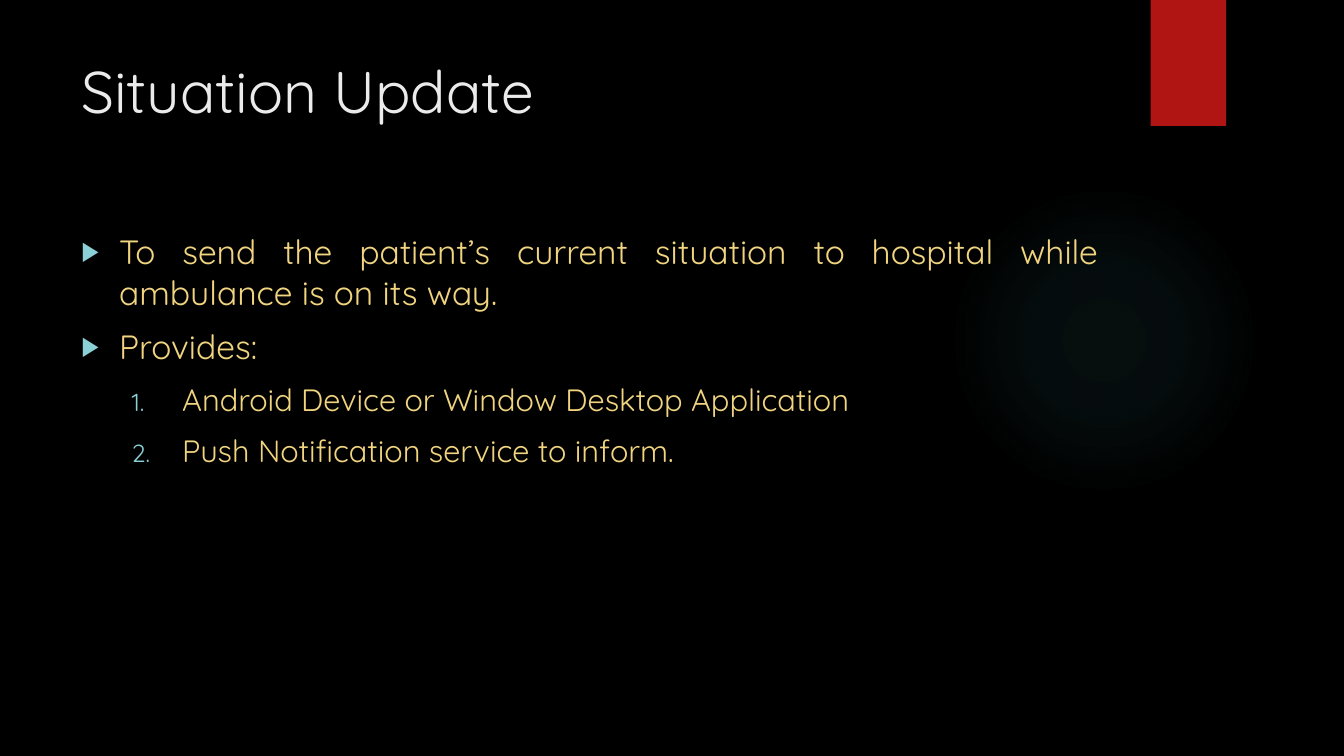
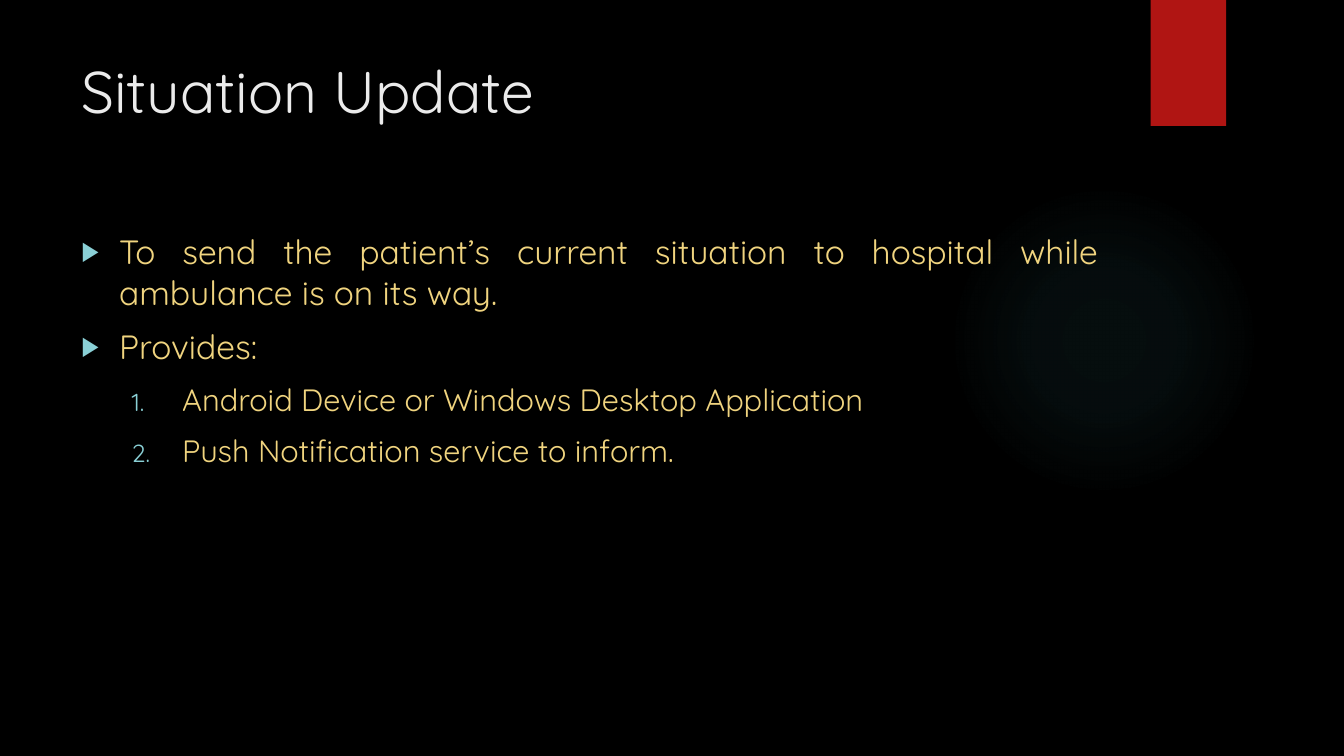
Before and after one commit to meet16/SmartFarm, a slide deck: slide 10 of Ambulance/SmartAmbulance.pptx. Drawn at 1344x756 pixels with LibreOffice and Linux fonts; fonts in the diff are those of the drawing; background and template pictures are left out. Boxes give left, top, right and bottom in pixels: in the first picture for what was removed or moved away, otherwise in the second. Text is boxed around its words. In the diff, an @@ line names an element or a change of style, - is before the commit and + after.

```diff
--- a/Ambulance/SmartAmbulance.pptx
+++ b/Ambulance/SmartAmbulance.pptx
@@ text at [182, 388, 863, 417]: text changed @@
-  1. Android Device or Window Desktop Application
+  1. Android Device or Windows Desktop Application
```
Also in this commit, not shown: 4 other slides changed, 1 slide added, 1 other file.
